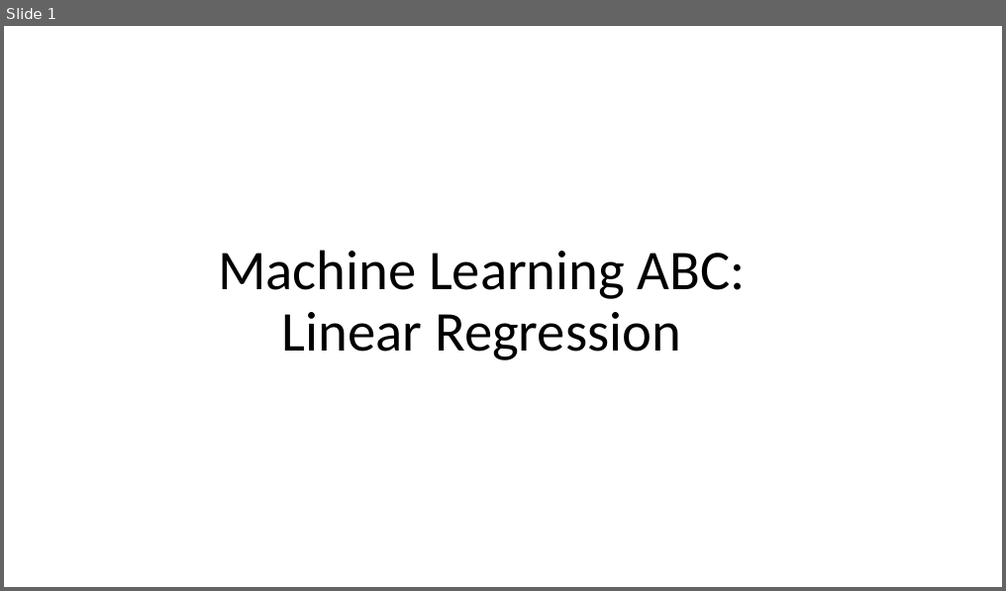
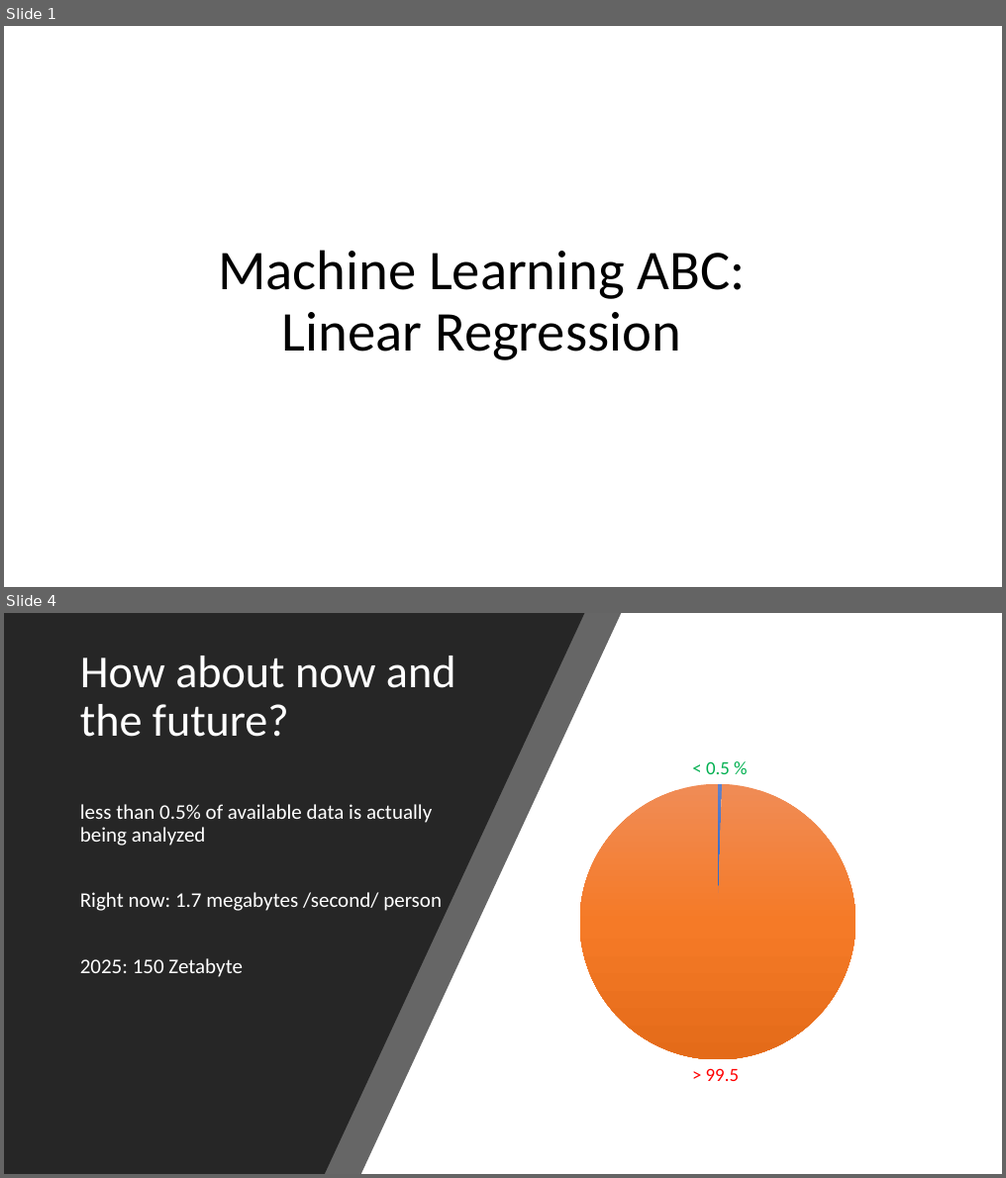
Before and after one commit to lekhasy/ML-presentation, a slide deck: presentation.pptx. Shown one above the other, each under a label of ours: slide 1 before the commit, slides 1 and 4 after it; the slides between them are not shown. The pictures are 1006x591 and 1006x1178 pixels, drawn with LibreOffice and Linux fonts; fonts in the diff are those of the drawing. Boxes give left, top, right and bottom in pixels: in the first picture for what was removed or moved away, otherwise in the second. Text is boxed around its words. In the diff, an @@ line names an element or a change of style, - is before the commit and + after.

```diff
--- a/presentation.pptx
+++ b/presentation.pptx
@@ slide 4 added at bbox=[4, 613, 1002, 1174], background #000000 @@
@@ rectangle added at bbox=[4, 613, 1002, 1174], fill #FFFFFF @@
@@ freeform shape added at bbox=[4, 613, 622, 1174], fill #262626 at 70% opacity @@
@@ freeform shape added at bbox=[4, 613, 585, 1174], fill #262626 @@
@@ title added at bbox=[80, 656, 456, 737], 44 pt, text #FFFFFF @@
+How about now and the future?
@@ pie chart added at bbox=[454, 747, 981, 1097] @@
+categories: 1, 2
+Series 1: 0, 100
@@ text added at bbox=[80, 804, 442, 977], 20 pt, text #FFFFFF @@
+less than 0.5% of available data is actually being analyzed
+Right now: 1.7 megabytes /second/ person
+2025: 150 Zetabyte
```
Also in this commit, not shown: 4 slides changed, 7 other slides added, 2 slides removed.
